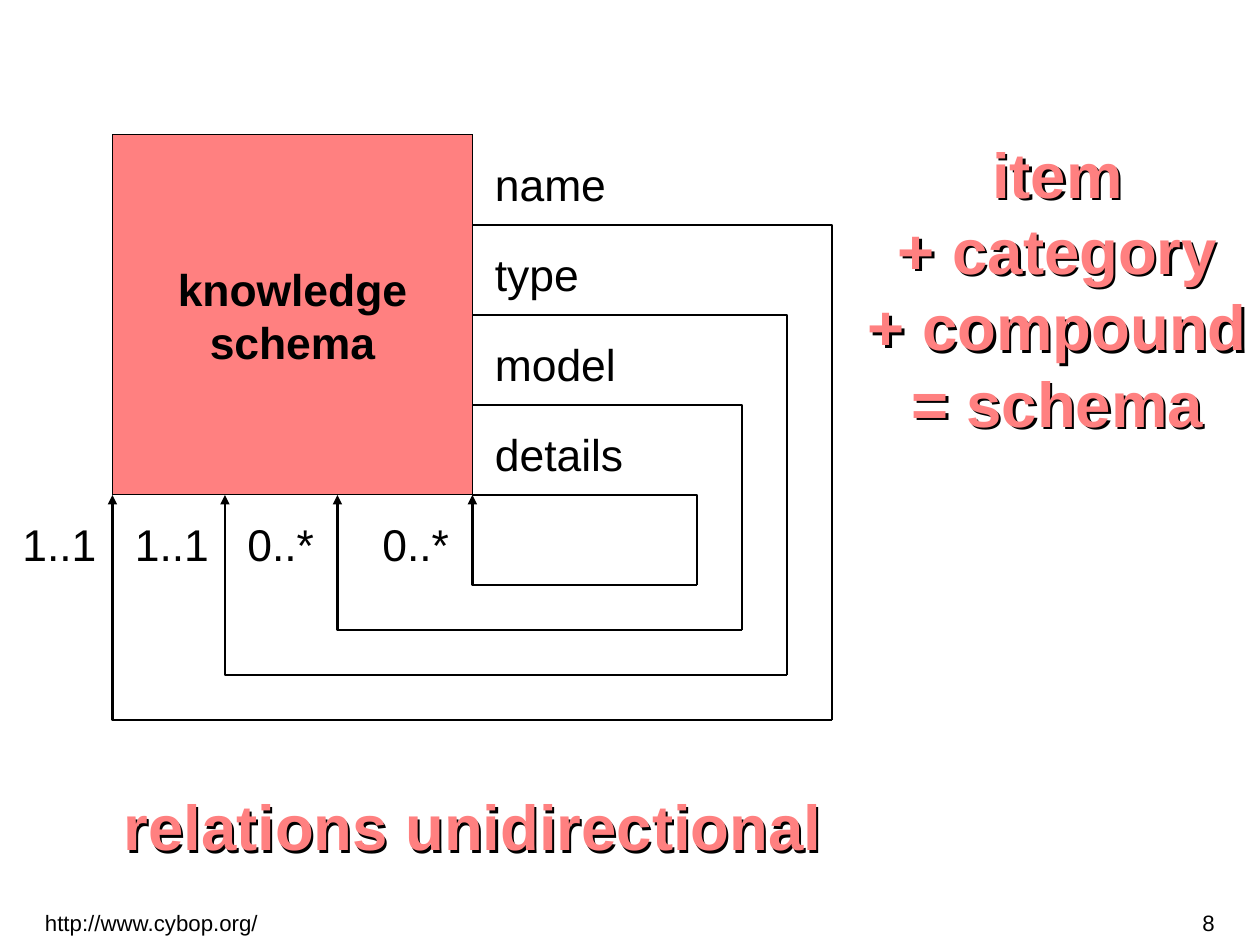
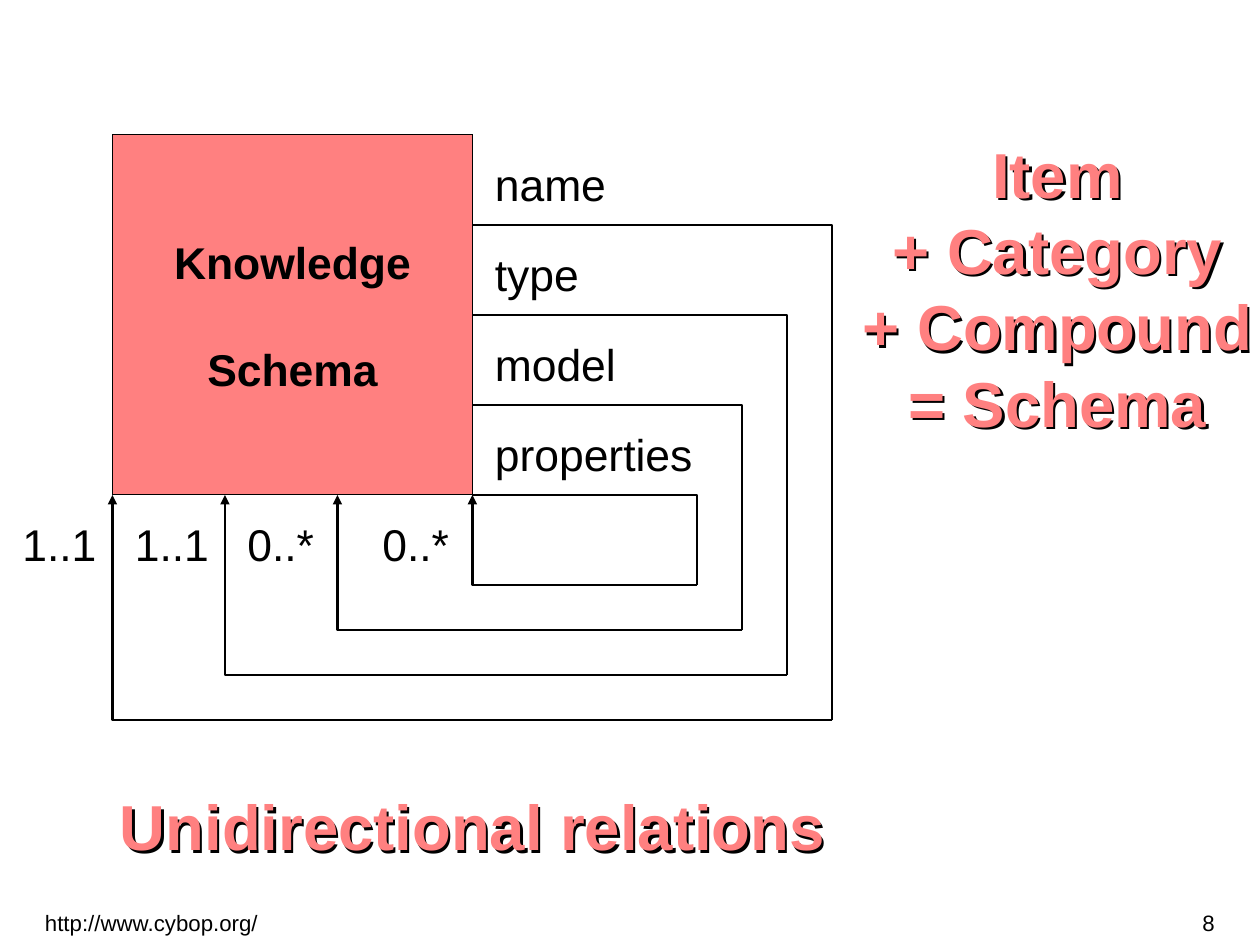
Before and after one commit to GitMirroring/cybop, a slide deck: slide 8 of doc/lightning_talk/cybop.odp. Drawn at 1260x945 pixels with LibreOffice and Linux fonts; fonts in the diff are those of the drawing; background and template pictures are left out. Boxes give left, top, right and bottom in pixels: in the first picture for what was removed or moved away, otherwise in the second. Text is boxed around its words. In the diff, an @@ line names an element or a change of style, - is before the commit and + after.

```diff
--- a/doc/lightning_talk/cybop.odp
+++ b/doc/lightning_talk/cybop.odp
@@ text at (917, 154, 1252, 430): text changed @@
-item
-+ category
-+ compound
-= schema
+Item
++ Category
++ Compound
+= Schema
@@ text in rectangle at (174, 246, 411, 387): text changed @@
-knowledge
-schema
+Knowledge
+Schema
@@ text at (495, 438, 692, 481): text changed @@
-details
+properties
@@ text at (120, 804, 824, 854): text changed @@
-relations unidirectional
+Unidirectional relations
```
Also in this commit, not shown: 5 other slides changed, 4 slides added, 2 slides removed, 2 other files.
